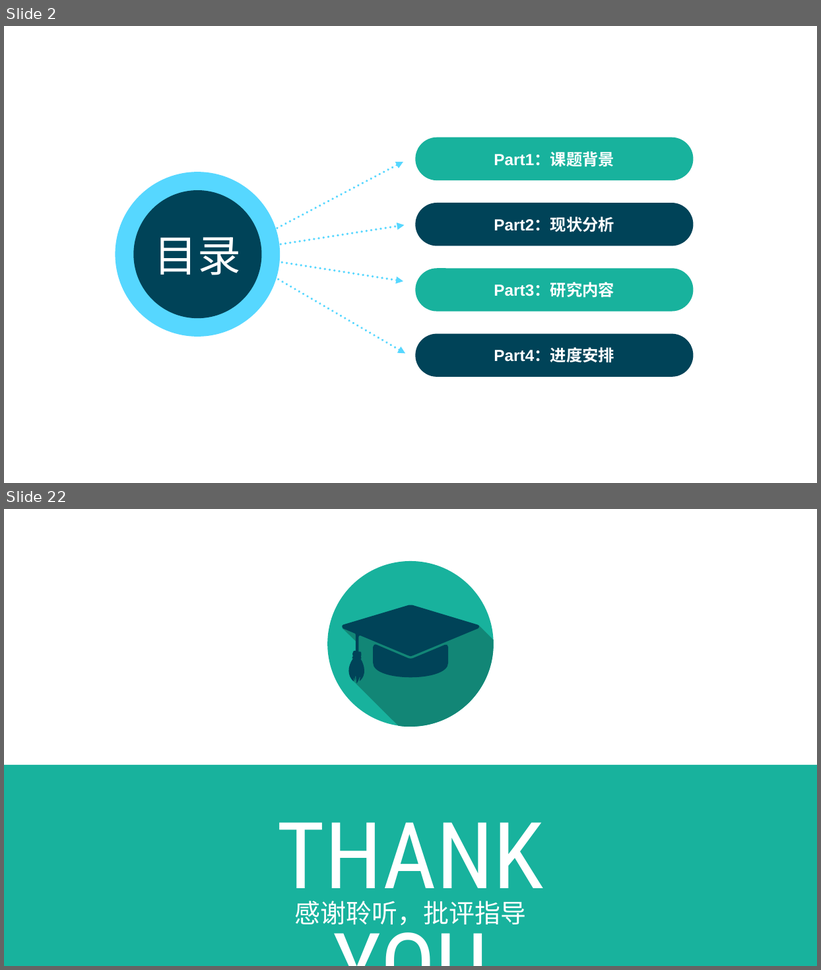
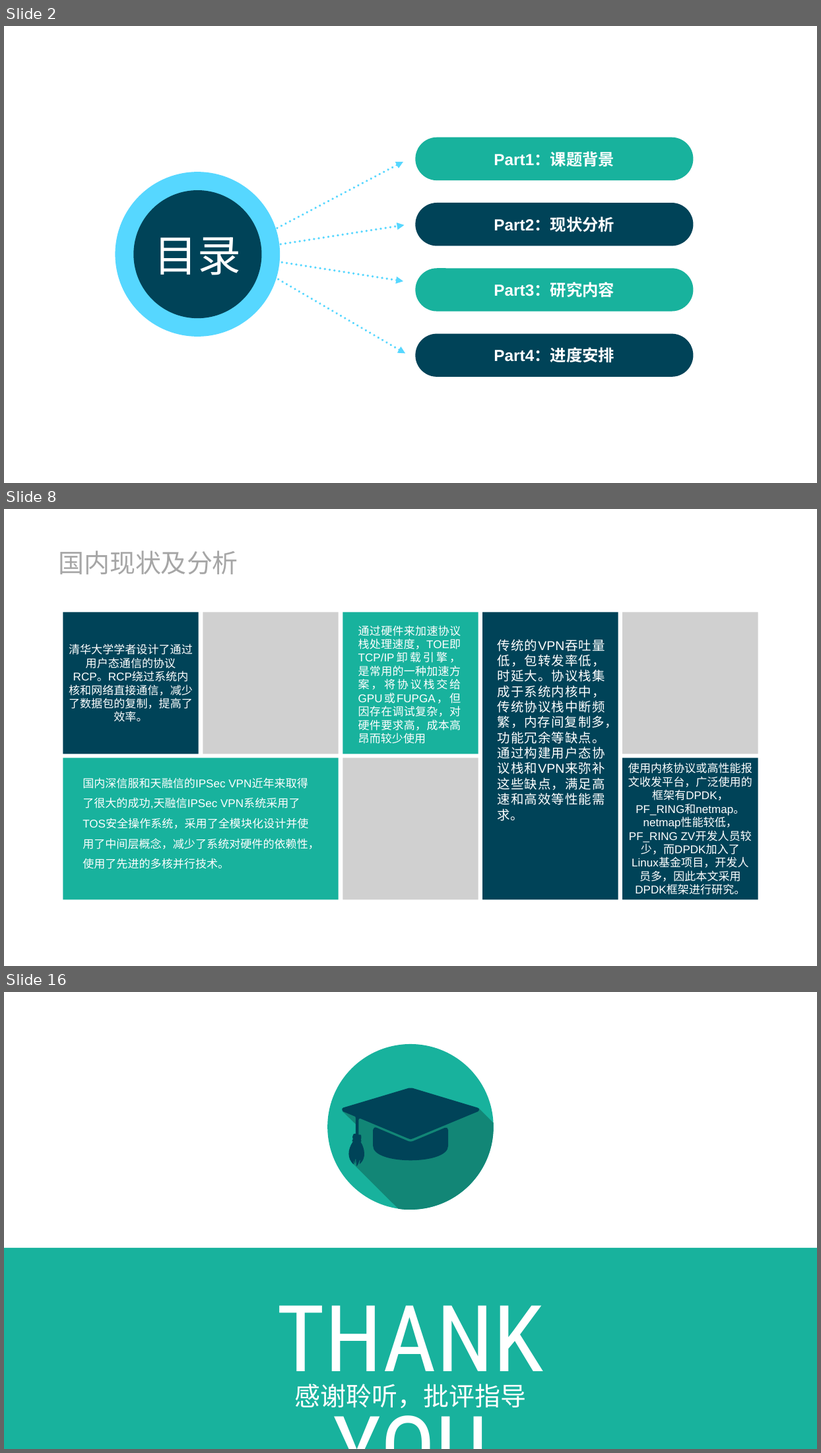
Before and after one commit to yybysj/bysj, a slide deck: Requirement/毕业设计相关规定及规范/毕设开题答辩PPT.pptx. Shown one above the other, each under a label of ours: slides 2 and 22 before the commit, slides 2, 8 and 16 after it; the slides between them are not shown. The pictures are 821x970 and 821x1453 pixels, drawn with LibreOffice and Linux fonts; fonts in the diff are those of the drawing; grey boxes stand for pictures. Boxes give left, top, right and bottom in pixels: in the first picture for what was removed or moved away, otherwise in the second. Text is boxed around its words. In the diff, an @@ line names an element or a change of style, - is before the commit and + after.

```diff
--- a/Requirement/毕业设计相关规定及规范/毕设开题答辩PPT.pptx
+++ b/Requirement/毕业设计相关规定及规范/毕设开题答辩PPT.pptx
@@ slide 8 added at bbox=[4, 509, 817, 966], background #FFFFFF @@
@@ text added at bbox=[58, 551, 238, 574], 32 pt, text #A6A6A6 @@
+国内现状及分析
@@ rectangle added at bbox=[63, 613, 199, 755], fill #004358, 14 pt, text #FFFFFF @@
+清华大学学者设计了通过用户态通信的协议RCP。RCP绕过系统内核和网络直接通信，减少了数据包的复制，提高了效率。
@@ picture added at bbox=[203, 613, 339, 755] @@
@@ rectangle added at bbox=[343, 613, 479, 755], fill #18B29D @@
@@ text added at bbox=[358, 625, 461, 744], 14 pt, text #FFFFFF @@
+通过硬件来加速协议栈处理速度，TOE即TCP/IP卸载引擎，是常用的一种加速方案，将协议栈交给GPU或FUPGA，但因存在调试复杂，对硬件要求高，成本高昂而较少使用
@@ rectangle added at bbox=[483, 613, 618, 900], fill #004358 @@
@@ picture added at bbox=[623, 613, 758, 755] @@
@@ text added at bbox=[498, 639, 618, 821], 16 pt, text #FFFFFF @@
+传统的VPN吞吐量低，包转发率低，时延大。协议栈集成于系统内核中，传统协议栈中断频繁，内存间复制多，功能冗余等缺点。通过构建用户态协议栈和VPN来弥补这些缺点，满足高速和高效等性能需求。
@@ rectangle added at bbox=[63, 758, 338, 900], fill #18B29D @@
@@ picture added at bbox=[343, 758, 479, 900] @@
@@ rectangle added at bbox=[623, 758, 758, 900], fill #004358, 14 pt, text #FFFFFF @@
+使用内核协议或高性能报文收发平台，广泛使用的框架有DPDK，PF_RING和netmap。netmap性能较低，PF_RING ZV开发人员较少，而DPDK加入了Linux基金项目，开发人员多，因此本文采用DPDK框架进行研究。
@@ text added at bbox=[83, 778, 319, 869], 14 pt, text #FFFFFF @@
+国内深信服和天融信的IPSec VPN近年来取得了很大的成功,天融信IPSec VPN系统采用了TOS安全操作系统，采用了全模块化设计并使用了中间层概念，减少了系统对硬件的依赖性，使用了先进的多核并行技术。
@@ what was slide 22 is now slide 16 @@
```
Also in this commit, not shown: 2 slides changed, 12 other slides added, 12 slides removed, 2 other files.
